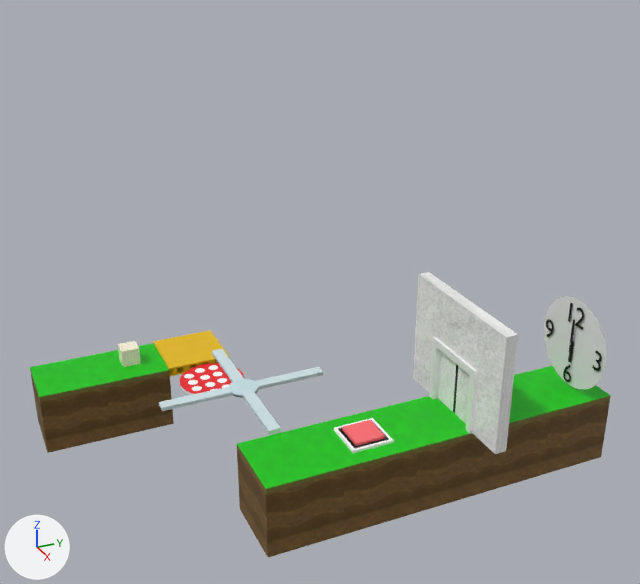
Two versions of the glTF model Asset/Models/EventObject/StageSelect/Stage2/stage2.gltf, one commit apart.
Both versions are drawn from a 50 mm camera at (5.17, -2.17, 4.2) aimed at (0.14, 0.09, 1.69). Every picture has the same lights, and +X, +Y and +Z are marked at lower left. Where no turn or scale is listed for an object, it has been applied to the vertices.
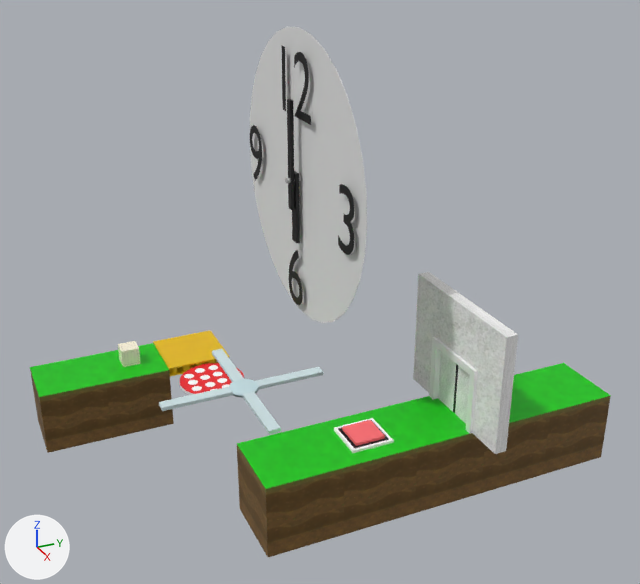
The change in detail:
Object '円柱.001' (ob_円柱_001) moves from (1.029, 1.566, 1.405) to (0.009, 0.01, 2.464).
Object '円柱.001' (ob_円柱_001) is rescaled from (0.32, 0.32, 0.0004) to (0.96, 0.96, 0.0012).
Object 'テキスト.003' (ob_テキスト_003) moves from (0.733, 1.554, 1.33) to (-0.878, -0.026, 2.238).
Object 'テキスト.003' (ob_テキスト_003) is rescaled from (0.2, 0.2, 0.2) to (0.6, 0.6, 0.6).
Object 'テキスト.002' (ob_テキスト_002) moves from (0.97, 1.554, 1.105) to (-0.167, -0.026, 1.563).
Object 'テキスト.002' (ob_テキスト_002) is rescaled from (0.2, 0.2, 0.2) to (0.6, 0.6, 0.6).
Object 'テキスト.001' (ob_テキスト_001) moves from (1.234, 1.554, 1.326) to (0.626, -0.026, 2.225).
Object 'テキスト.001' (ob_テキスト_001) is rescaled from (0.2, 0.2, 0.2) to (0.6, 0.6, 0.6).
Object 'テキスト' (ob_テキスト) moves from (0.92, 1.554, 1.544) to (-0.317, -0.026, 2.88).
Object 'テキスト' (ob_テキスト) is rescaled from (0.2, 0.2, 0.2) to (0.6, 0.6, 0.6).

Location of each change, [x1, y1, x2, y2] in pixels of the pictures (640 x 584 px):
'円柱.001', moved, rescaled (87% wider, 217% taller)
    before: [544, 296, 606, 389]
    after: [250, 26, 367, 323]
'テキスト', moved, rescaled (76% wider, 176% taller)
    before: [568, 302, 584, 330]
    after: [282, 46, 311, 125]
'テキスト.001', moved, rescaled
    before: [592, 351, 602, 371]
    after: [338, 184, 354, 255]
'テキスト.002', moved, rescaled
    before: [563, 365, 571, 382]
    after: [289, 250, 303, 305]
'テキスト.003', moved, rescaled
    before: [546, 320, 554, 337]
    after: [250, 125, 262, 181]
